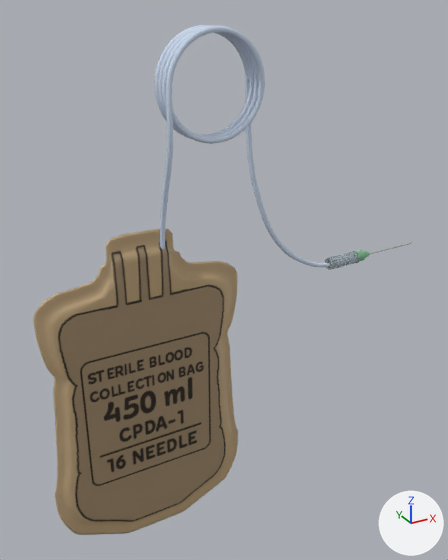
The glTF model models/donor/blood bag.glb: old version first, new version second.
The view is the same before and after, from a camera (50 mm lens) standing at (1.093, 2.245, 1.048) and looking at (1.248, 2.528, 0.906). The lights are fixed; the arrows at lower right show +X, +Y and +Z. The first picture is the older version. Where no turn or scale is listed for an object, it has been applied to the vertices.

In view in the first picture: 'Catheter001', 'ObjectBlood bag_V02B', 'Spring001'.
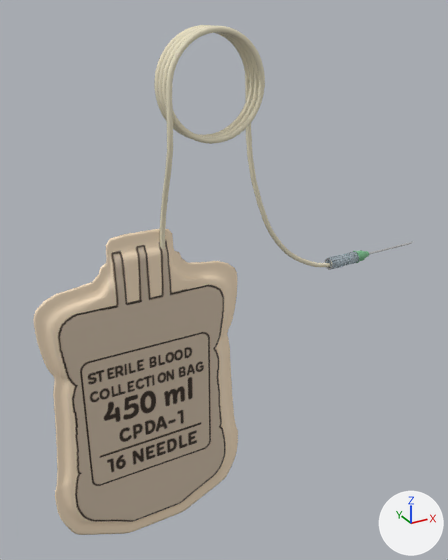
Pixel boxes [x1, y1, x2, y2] of what changed, in the pictures (448 x 560 px):
'ObjectBlood bag_V02B', recoloured: [33, 229, 238, 535] in both
'Spring001', recoloured: [154, 25, 330, 267] in both

What changed in the scene script:
```text
Change mat_tubo2:
    mat_tubo2.base_color: (0.642, 0.742, 0.903) -> (0.865, 0.798, 0.592)  # pale blue #d2e0f4 -> pale yellow #efe7ca
Change mat_blood_bag_empty:
    where n0 = _N.new('ShaderNodeBsdfPrincipled'); n0.name = 'Principled BSDF'
    remove n0.inputs[18].default_value = 0.33  # 'Transmission Weight'
    n0.inputs[2].default_value: 0.546 -> 0.63  # 'Roughness'
    remove n2 = _N.new('ShaderNodeMix'); n2.name = 'Mix'
    remove n2.data_type = 'RGBA'
    remove n2.blend_type = 'MULTIPLY'
    remove n2.inputs[0].default_value = 1.0  # 'Factor'
    remove n2.inputs[7].default_value = (0.734, 0.655, 0.5, 1.0)  # 'B', pale yellow #ded4bc
    where n3 = _N.new('ShaderNodeTexImage'); n3.name = 'Image Texture'
    remove _L.new(n2.outputs[2], n0.inputs[0])  # 'Result' to 'Base Color'
    remove _L.new(n3.outputs[0], n2.inputs[6])  # 'Color' to 'A'
    add _L.new(n3.outputs[0], n0.inputs[0])  # 'Color' to 'Base Color'
```
